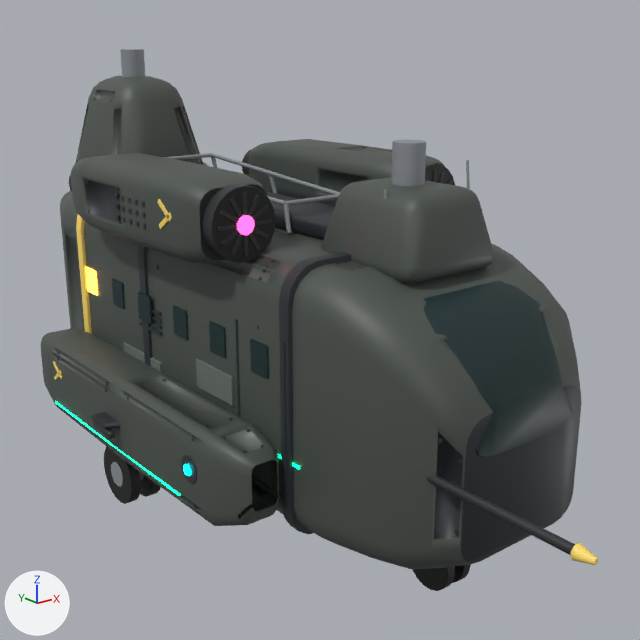
An edit to the FBX model Assets/Chopper/Art/Kits/Kit01/Models/Chassis_Lifter.fbx, drawn before and after from the same camera.
Camera for both pictures: a 50 mm lens placed at (-6.74, -9.7, 3.75), pointed at (0.16, -1.08, 0.31). Every picture has the same lights, and +X, +Y and +Z are marked at lower left. The first picture is the older version. Vertices at exactly the same position are counted once.

Before the edit, the objects in view are built like this:
```python
me_chassis_lifter = bpy.data.meshes.new('Chassis_Lifter')
me_chassis_lifter.from_pydata(...)  # 11180 vertices, 9632 faces; spans x -2.37..2.24, y -2.97..3.65, z -4.42..6.2
me_chassis_lifter.materials.append(mat_kit01_kit)
ob_chassis_lifter = bpy.data.objects.new('Chassis_Lifter', me_chassis_lifter)
ob_chassis_lifter.location = (0.0, 0.0, 0.0)
ob_chassis_lifter.rotation_euler = (1.571, 0.0, 0.0)  # degrees (90, 0, 0)
```
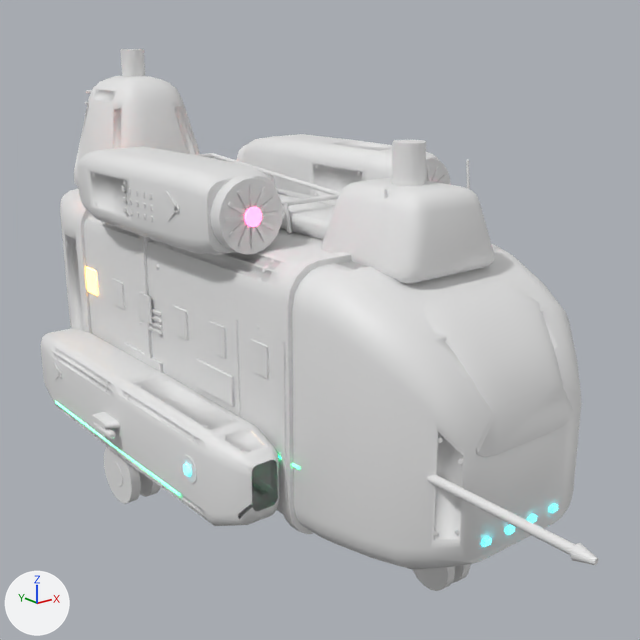
Changed parts and their boxes [x1, y1, x2, y2] in the pictures (640 x 640 px):
part 1 of me_chassis_lifter, rebuilt: before [249, 139, 445, 196]; after [243, 134, 440, 196]
part 2 of me_chassis_lifter, rebuilt: before [71, 153, 268, 263]; after [77, 147, 275, 255]
part 3 of me_chassis_lifter, rebuilt: before [270, 186, 337, 206]; after [276, 188, 337, 206]
part 4 of me_chassis_lifter, rebuilt (mostly hidden): before [242, 149, 252, 176]; after [237, 145, 246, 162]
part 5 of me_chassis_lifter, rebuilt (mostly hidden): before [69, 174, 72, 192]; after [75, 169, 79, 187]
part 6 of me_chassis_lifter, rebuilt: before [231, 195, 259, 255]; after [238, 187, 267, 247]
part 7 of me_chassis_lifter, rebuilt (30% shorter): before [221, 204, 268, 246]; after [228, 202, 276, 231]
part 8 of me_chassis_lifter, rebuilt (43% taller): before [220, 210, 269, 239]; after [229, 196, 276, 238]
part 9 of me_chassis_lifter, rebuilt: before [229, 198, 260, 251]; after [237, 189, 268, 243]
part 10 of me_chassis_lifter, deleted: before [114, 169, 452, 229]
part 11 of me_chassis_lifter, reshaped: before [425, 162, 455, 185]; after [425, 158, 450, 184]
part 12 of me_chassis_lifter, reshaped: before [203, 183, 276, 263]; after [122, 175, 283, 255]
part 13 of me_chassis_lifter, added: after [481, 504, 558, 547]
part 14 of me_chassis_lifter, recoloured (lighter): [41, 49, 598, 591] in both

Patch to the scene script:
```diff
--- a/Assets/Chopper/Art/Kits/Kit01/Models/Chassis_Lifter.fbx.py
+++ b/Assets/Chopper/Art/Kits/Kit01/Models/Chassis_Lifter.fbx.py
@@ mat_kit01_lifter @@
+mat_kit01_lifter = bpy.data.materials.new('Kit01_Lifter')
+# uses the picture img_kit01_lifter_emission_png
+# uses the picture img_kit01_lifter_normal_png
@@ me_chassis_lifter @@
 # used by ob_chassis_lifter; location = (0.0, 0.0, 0.0); rotation_euler = (1.571, 0.0, 0.0), in degrees (90, 0, 0)
-me_chassis_lifter.from_pydata(...)  # 11180 vertices, 9632 faces; spans x -2.37..2.24, y -2.97..3.65, z -4.42..6.2
+me_chassis_lifter.from_pydata(...)  # 11536 vertices, 9926 faces; spans x -2.37..2.24, y -2.9..3.65, z -4.42..6.2
+# me_chassis_lifter part 1: the loose piece of 212 vertices spanning x 0.92..1.98, y 1.39..2.35, z -1.8..1.6 is rebuilt with 212 vertices and now spans x 0.82..1.88, y 1.46..2.43, z -1.8..1.6, in mat_kit01_lifter
+# me_chassis_lifter part 2: the loose piece of 204 vertices spanning x -1.98..-0.92, y 1.39..2.35, z -1.8..1.6 is rebuilt with 204 vertices and now spans x -1.88..-0.82, y 1.46..2.43, z -1.8..1.6, in mat_kit01_lifter
+# me_chassis_lifter part 3: the loose piece of 96 vertices spanning x 0.9..1.4, y 1.48..1.78, z -1.1..1.1 is rebuilt with 96 vertices and now spans x 0.8..1.3, y 1.48..1.78, z -1.1..1.1, in mat_kit01_lifter
+# me_chassis_lifter part 4: the loose piece of 72 vertices spanning x 1.13..1.77, y 1.56..2.18, z -2.2..-1.75 is rebuilt with 72 vertices and now spans x 1.03..1.67, y 1.63..2.26, z -2.2..-1.75, in mat_kit01_lifter
+# me_chassis_lifter part 5: the loose piece of 72 vertices spanning x -1.77..-1.13, y 1.56..2.18, z -2.2..-1.75 is rebuilt with 72 vertices and now spans x -1.67..-1.03, y 1.63..2.26, z -2.2..-1.75, in mat_kit01_lifter
+# me_chassis_lifter part 6: the loose piece of 24 vertices spanning x -1.64..-1.26, y 1.56..2.18, z 1.78..1.8 is rebuilt with 24 vertices and now spans x -1.54..-1.16, y 1.63..2.26, z 1.78..1.8, in mat_kit01_lifter
+# me_chassis_lifter part 7: the loose piece of 24 vertices spanning x -1.76..-1.14, y 1.68..2.06, z 1.78..1.8 is rebuilt with 24 vertices and now spans x -1.66..-1.04, y 1.75..2.14, z 1.78..1.8, in mat_kit01_lifter
+# me_chassis_lifter part 8: the loose piece of 24 vertices spanning x -1.76..-1.14, y 1.68..2.06, z 1.78..1.8 is rebuilt with 24 vertices and now spans x -1.66..-1.04, y 1.75..2.14, z 1.78..1.8, in mat_kit01_lifter
+# me_chassis_lifter part 9: the loose piece of 24 vertices spanning x -1.64..-1.26, y 1.56..2.18, z 1.78..1.8 is rebuilt with 24 vertices and now spans x -1.54..-1.16, y 1.63..2.26, z 1.78..1.8, in mat_kit01_lifter
+# me_chassis_lifter part 10: 56 loose pieces with 1328 vertices, spanning x -2.0..2.0, y -2.97..3.01, z -4.17..4.57, are deleted
+# me_chassis_lifter part 11: 308 vertices removed from x -0.67..1.87, y -2.97..2.29, z -1.4..1.82; 1368 vertices added at x -0.68..1.97, y -2.9..2.37, z -1.5..2.6
+# me_chassis_lifter part 12: 188 vertices removed from x -1.87..-1.03, y 1.45..2.29, z 1.55..1.82; 596 vertices added at x -1.89..-0.93, y 1.53..2.37, z -0.21..1.82
+# me_chassis_lifter part 13: 128 vertices added at x -0.62..0.62, y -1.32..-0.99, z 4.38..4.64
+# me_chassis_lifter part 14: 6560 faces spanning x -2.37..2.24, y -2.3..3.65, z -4.42..6.2 switch from mat_kit01_kit to mat_kit01_lifter
+# other edits to the shape of me_chassis_lifter do not show in these pictures
```
